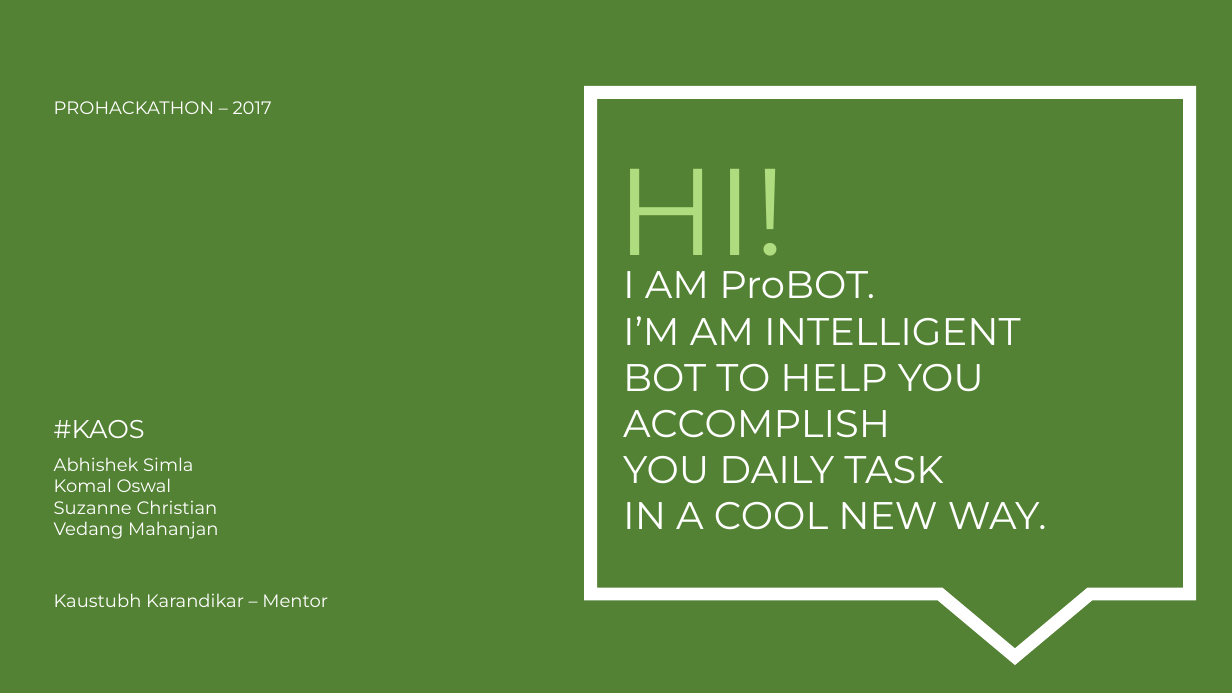
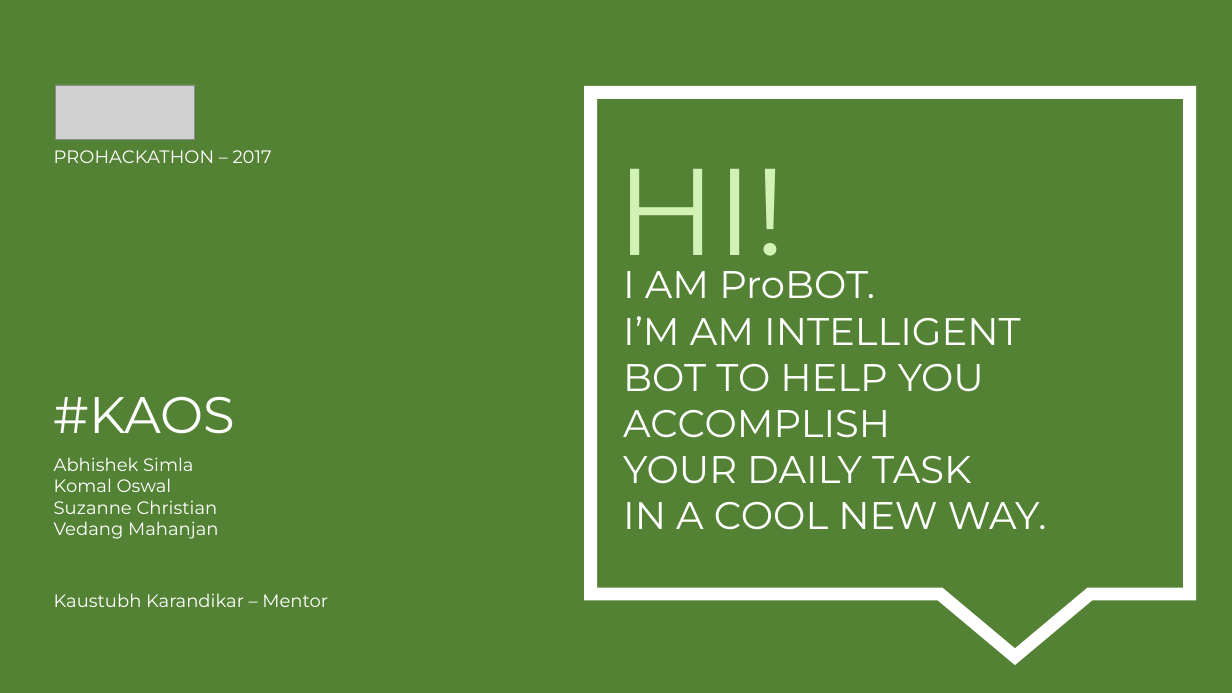
Before and after one commit to Vedang18/ProBOT, a slide deck: slide 1 of probot.pptx. Drawn at 1232x693 pixels with LibreOffice and Linux fonts; fonts in the diff are those of the drawing; grey boxes stand for pictures. Boxes give left, top, right and bottom in pixels: in the first picture for what was removed or moved away, otherwise in the second. Text is boxed around its words. In the diff, an @@ line names an element or a change of style, - is before the commit and + after.

```diff
--- a/probot.pptx
+++ b/probot.pptx
@@ picture added at bbox=[55, 85, 195, 140] @@
@@ text "PROHACKATHON – 2017": place and size @@
-text "PROHACKATHON – 2017" at bbox=[54, 101, 272, 114]
+text "PROHACKATHON – 2017" at bbox=[54, 150, 272, 163]
@@ text "HI!" at bbox=[617, 169, 786, 284]: text colour #AFDC7E to #D2F1B5 @@
@@ text "#KAOS": place and size @@
-text "#KAOS" at bbox=[54, 420, 145, 438]
+text "#KAOS" at bbox=[54, 396, 236, 434]
@@ text "#KAOS" at bbox=[54, 396, 236, 434]: size 20 to 40 pt @@
@@ text at bbox=[623, 456, 971, 484]: text changed @@
-YOU DAILY TASK
+YOUR DAILY TASK
```
Also in this commit, not shown: 6 other slides changed, 1 slide removed.
